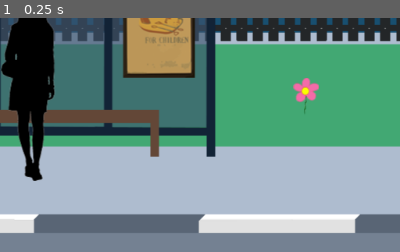
Above: before the commit, frame 1.
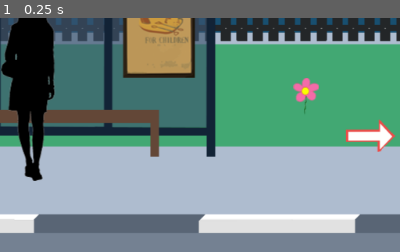
Above: after the commit, the same moment.

Repository: guyvanit/DurJam-TIRED
Game: Godot game, scene res://src/Outside/BusStop.tscn
Same seed, same stepped clock (60 frames per second), same inputs: the game is played once before the commit and once after it. This scene is started directly instead of the project's main scene. Sound files missing from this copy of the repository are replaced by a short silence.
Inputs:
- Up to frame 1 (0.25 s): no input
The pictures show only the part of the screen within x 50-100%, y 43-93%; the shares and areas given below are measured in that part.

The runs differ from the first frame. In frame 1, 0.8% of the frame differs, in the area x 86-99%, y 43-58%.

Commit message:
merged with wills

Diff:
--- a/src/Bedroom/Bedroom.gd
+++ b/src/Bedroom/Bedroom.gd
@@ -3,7 +3,6 @@
 var overslept = false
 
 func _ready():
-
 	var dark = get_node("Bedroom_dark")
 	print(GlobalScript.bedroom_lights)
 	if GlobalScript.bedroom_lights:
--- a/src/Bedroom/SceneArrow.gd
+++ b/src/Bedroom/SceneArrow.gd
@@ -5,7 +5,11 @@
 
 	# stop audio and end loop
 	GlobalScript.audio.stop()
-	GlobalScript.audio_loop = false
 
 	# change scene to outside
-	get_tree().change_scene("res://src/Outside/BusStop.tscn")
+	var new_scene
+	if get_node("../../Bedroom").overslept:
+		new_scene = "res://src/Cafe/Cafe.tscn"
+	else:
+		new_scene = "res://src/Outside/BusStop.tscn"
+	get_tree().change_scene(new_scene)
--- a/src/Bedroom/button_zs.gd
+++ b/src/Bedroom/button_zs.gd
@@ -8,7 +8,8 @@
 		"(Press E to go back to sleep)", \
 		"You slept past all your lectures (again)...", \
 		"At least now you won't have to worry about facing your classmates...", \
-		"You feel relieved..."
+		"You feel relieved...", \
+		"Let's go to the cafe instead..." \
 	]
 
 func _ready():
@@ -17,17 +18,17 @@
 func on_click():
 	print("Sleep Button")
 
-	if counter <= 3:
+	if counter < 4:
 		$Label.text = text[counter]
 		counter += 1
-	elif counter >= 5:
+	elif counter > 4:
 		if counter < text.size():
 			$Label.text = text[counter]
 			counter += 1
 		else:
 			$Label.hide()
 
-func _input(event):
+func _input(_event):
 	if counter == 4:
 		if Input.is_key_pressed(KEY_E):
 			get_node("../../Bedroom").overslept = true
--- /dev/null
+++ b/src/Cafe/Cafe.gd
@@ -0,0 +1,5 @@
+extends Node2D
+
+func _ready():
+	$CafeMusic.play()
+	$CafeAudio.play()
--- /dev/null
+++ b/src/Cafe/Cafe.tscn
@@ -0,0 +1,20 @@
+[gd_scene load_steps=5 format=2]
+
+[ext_resource path="res://assets/Cafe Scene 1.png" type="Texture" id=1]
+[ext_resource path="res://src/Cafe/Cafe.gd" type="Script" id=2]
+[ext_resource path="res://assets/audios/380200__lunchmoney__cafe-ambience-day-3-sound-devices-702-senn-k6.wav" type="AudioStream" id=3]
+[ext_resource path="res://assets/audios/music/325647__shadydave__expressions-of-the-mind-piano-loop.wav" type="AudioStream" id=4]
+
+[node name="Cafe" type="Node2D"]
+script = ExtResource( 2 )
+
+[node name="CafeScene" type="Sprite" parent="."]
+position = Vector2( 513.55, 349.006 )
+texture = ExtResource( 1 )
+
+[node name="CafeAudio" type="AudioStreamPlayer2D" parent="."]
+stream = ExtResource( 3 )
+volume_db = 24.0
+
+[node name="CafeMusic" type="AudioStreamPlayer2D" parent="."]
+stream = ExtResource( 4 )
--- /dev/null
+++ b/src/LectureHall/LectureHall.tscn
@@ -0,0 +1,12 @@
+[gd_scene load_steps=2 format=2]
+
+[ext_resource path="res://assets/1598718056255@2x.jpg" type="Texture" id=1]
+
+[node name="LectureHall" type="Node2D"]
+
+[node name="15987180562552x" type="Sprite" parent="."]
+position = Vector2( 478.058, 304.392 )
+scale = Vector2( 0.69996, 0.59009 )
+texture = ExtResource( 1 )
+
+[node name="HallAudio" type="AudioStreamPlayer2D" parent="."]
--- a/src/Outside/BusStop.gd
+++ b/src/Outside/BusStop.gd
@@ -2,11 +2,5 @@
 var audio_loop = true
 var music = load("res://assets/audios/music/William song 2.wav")
 
-func play_audio():
-	while audio_loop:
-		$OutsideAudio.play()
-		yield($OutsideAudio, "finished")
-
 func _ready():
-	# $OutsideAudio.set_stream(music)
-	play_audio()
+	$OutsideAudio.play()
--- a/src/Outside/BusStop.tscn
+++ b/src/Outside/BusStop.tscn
@@ -6,7 +6,9 @@
 [ext_resource path="res://src/Outside/Button_Flower.gd" type="Script" id=4]
 [ext_resource path="res://assets/Flower.png" type="Texture" id=5]
 [ext_resource path="res://src/Outside/Button_Person.gd" type="Script" id=6]
+[ext_resource path="res://assets/Arrow.png" type="Texture" id=7]
 [ext_resource path="res://src/Outside/BusStop.gd" type="Script" id=8]
+[ext_resource path="res://src/Outside/SceneArrow.gd" type="Script" id=9]
 
 [sub_resource type="RectangleShape2D" id=1]
 extents = Vector2( 52.5998, 54.3959 )
@@ -18,6 +20,9 @@
 [sub_resource type="CapsuleShape2D" id=3]
 radius = 35.3208
 height = 203.376
+
+[sub_resource type="RectangleShape2D" id=4]
+extents = Vector2( 32.8188, 22.1842 )
 
 [node name="BusStop" type="Node2D"]
 script = ExtResource( 8 )
@@ -86,3 +91,17 @@
 
 [node name="OutsideAudio" type="AudioStreamPlayer2D" parent="."]
 stream = ExtResource( 1 )
+
+[node name="SceneArrow" type="Area2D" parent="."]
+position = Vector2( 976.445, 410.154 )
+script = ExtResource( 9 )
+
+[node name="Sprite" type="Sprite" parent="SceneArrow"]
+position = Vector2( 2.3746, 0.294609 )
+rotation = -3.14393
+scale = Vector2( 1, 0.704094 )
+texture = ExtResource( 7 )
+
+[node name="CollisionShape2D" type="CollisionShape2D" parent="SceneArrow"]
+position = Vector2( 8.73907, -4.07824 )
+shape = SubResource( 4 )
--- a/src/Outside/Button_Flower.gd
+++ b/src/Outside/Button_Flower.gd
@@ -20,4 +20,5 @@
 		if Input.is_key_pressed(KEY_E):
 			$Label.text = text[3]
 			GlobalScript.has_flower = true
+			$Sprite.hide()
 			counter = text.size()
--- a/src/Outside/Button_Person.gd
+++ b/src/Outside/Button_Person.gd
@@ -32,4 +32,4 @@
 			var scene = get_node("../../BusStop")
 			audio.set_stream(scene.music)
 			audio.stop()
-			scene.play_audio()
+			audio.play()
--- /dev/null
+++ b/src/Outside/SceneArrow.gd
@@ -0,0 +1,4 @@
+extends ClickButton
+
+func on_click():
+	get_tree().change_scene("res://src/LectureHall/LectureHall.tscn")
--- a/src/Start/ClickStart.gd
+++ b/src/Start/ClickStart.gd
@@ -4,5 +4,5 @@
 	print("Game Start")
 
 	# plays audio then change scene
-	GlobalScript.play_audio_next(GlobalScript.bird, true)
+	GlobalScript.play_audio_next(GlobalScript.bird)
 	get_tree().change_scene("res://src/Bedroom/Bedroom.tscn")
--- a/src/global_script.gd
+++ b/src/global_script.gd
@@ -7,35 +7,19 @@
 
 # create audio node
 var audio = AudioStreamPlayer.new()
-# load audios
+# load audio
 var alarm = load("res://assets/audios/198841__bone666138__analog-alarm-clock.wav")
 var bird = load("res://assets/audios/339326__inspectorj__bird-whistling-a.wav")
 
 func _ready():
-
 	# add AudioStreamPlayer child node
 	audio.set_stream(alarm)
 	audio.volume_db = 1
 	audio.pitch_scale = 1
 	add_child(audio)
 
-	bird.set("loop", true)
-
-func play_audio_next(next, next_loop):
-	audio_loop = true
-
+func play_audio_next(next):
 	audio.play()
 	yield(audio, "finished")
 	audio.set_stream(next)
-
-	# if next_loop true, loop next audio
-	if next_loop:
-
-		# loops audio until audio_loop set to false
-		while audio_loop:
-			audio.play()
-			yield(audio, "finished")
-			if(not audio_loop):
-				break
-
-	audio_loop = false
+	audio.play()
Binary file added: assets/1598718056255@2x.jpg
Not shown, added: assets/1598718056255@2x.jpg.import
Binary file added: assets/Cafe Scene 1.png
Not shown, added: assets/Cafe Scene 1.png.import
Not shown, changed: assets/audios/339326__inspectorj__bird-whistling-a.wav.import
Not shown, added: assets/audios/380200__lunchmoney__cafe-ambience-day-3-sound-devices-702-senn-k6.wav.import
Not shown, changed: assets/audios/398159__inspectorj__ambience-london-street-a.wav.import
Not shown, added: assets/audios/music/325647__shadydave__expressions-of-the-mind-piano-loop.wav.import
Not shown, changed: assets/audios/music/William song 2.wav.import
Not shown: 1 places in src/Outside/BusStop.tscn that only renumber resources
Not shown, added: assets/audios/380200__lunchmoney__cafe-ambience-day-3-sound-devices-702-senn-k6.wav
Not shown, added: assets/audios/451597__kyles__crowd-int-large-young-chatty-lecture-room-isna-open-mic.flac
(and 2 more such lines)
